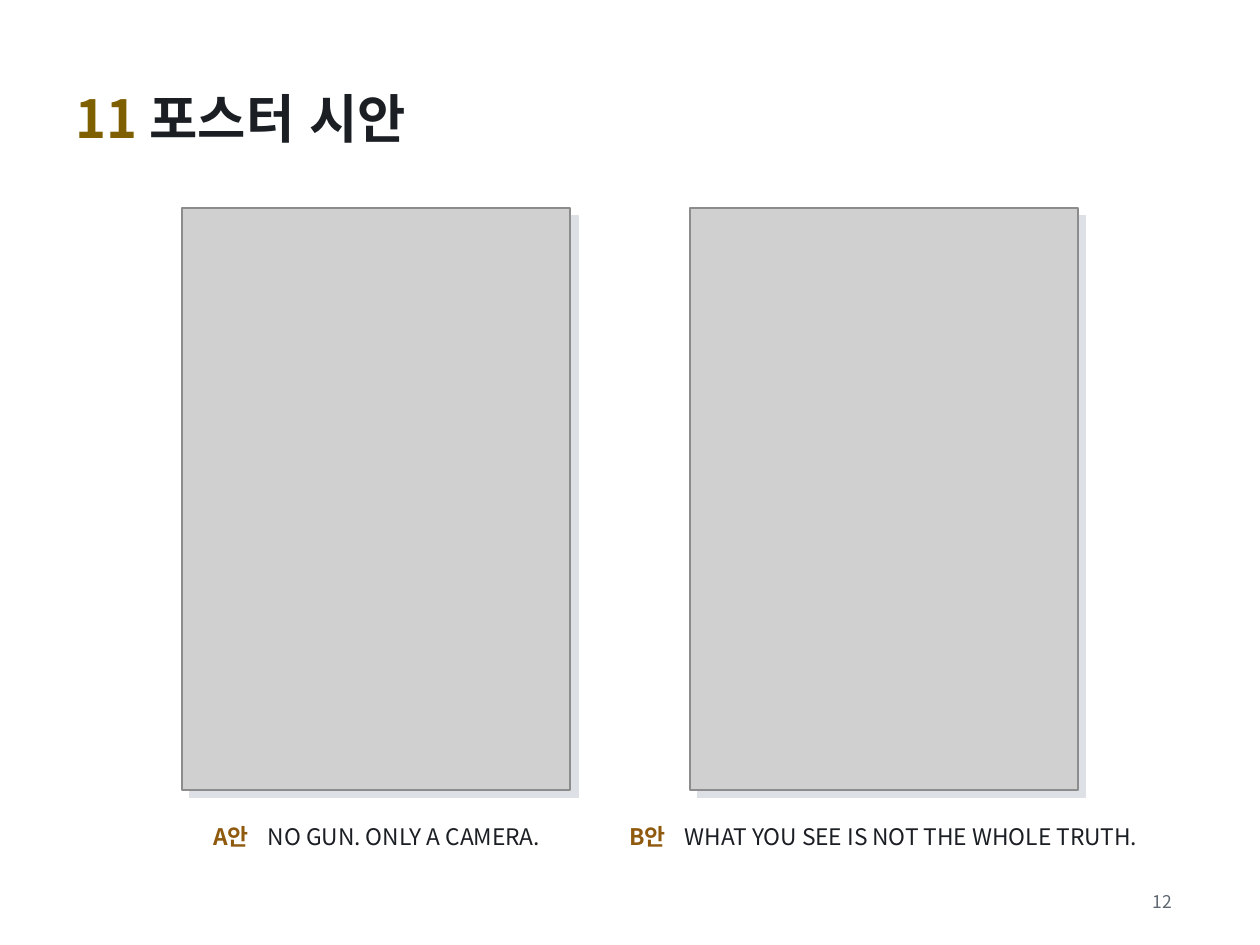
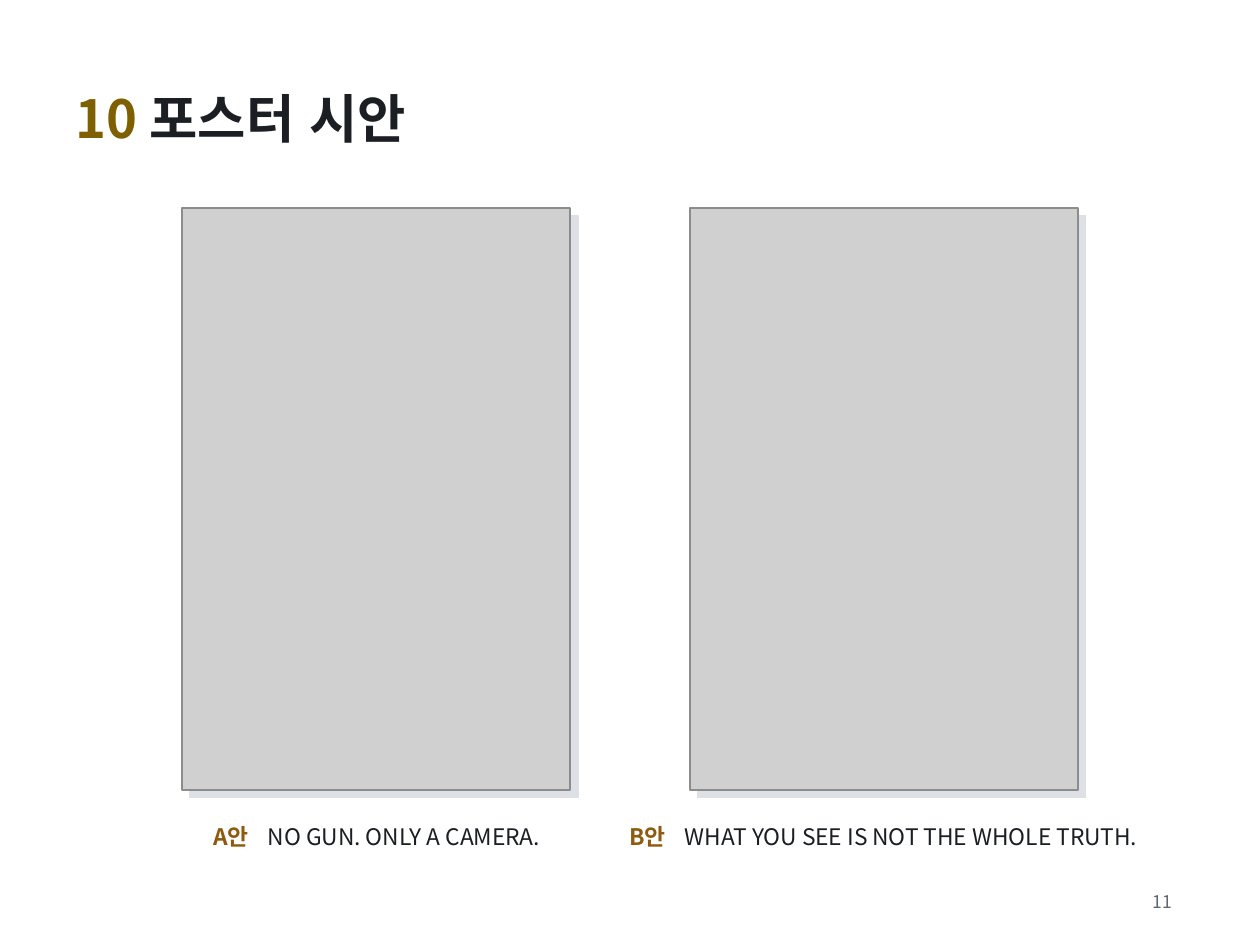
Before and after one commit to golgold/unitybasic, a slide deck: slide 11 of 기획/김민우_게임_FRAME UNDER FIRE.pptx (slide 12 before the commit). Drawn at 1260x945 pixels with LibreOffice and Linux fonts; fonts in the diff are those of the drawing; grey boxes stand for pictures. Boxes give left, top, right and bottom in pixels: in the first picture for what was removed or moved away, otherwise in the second. Text is boxed around its words. In the diff, an @@ line names an element or a change of style, - is before the commit and + after.

```diff
--- a/기획/김민우_게임_FRAME UNDER FIRE.pptx
+++ b/기획/김민우_게임_FRAME UNDER FIRE.pptx
@@ title at (x1=76, y1=94, x2=406, y2=143): text changed @@
-11 포스터 시안
+10 포스터 시안
@@ page number at (x1=1153, y1=895, x2=1172, y2=908): text changed @@
-12
+11
```
Also in this commit, not shown: 7 other slides changed, 1 slide removed, 1 other file.
